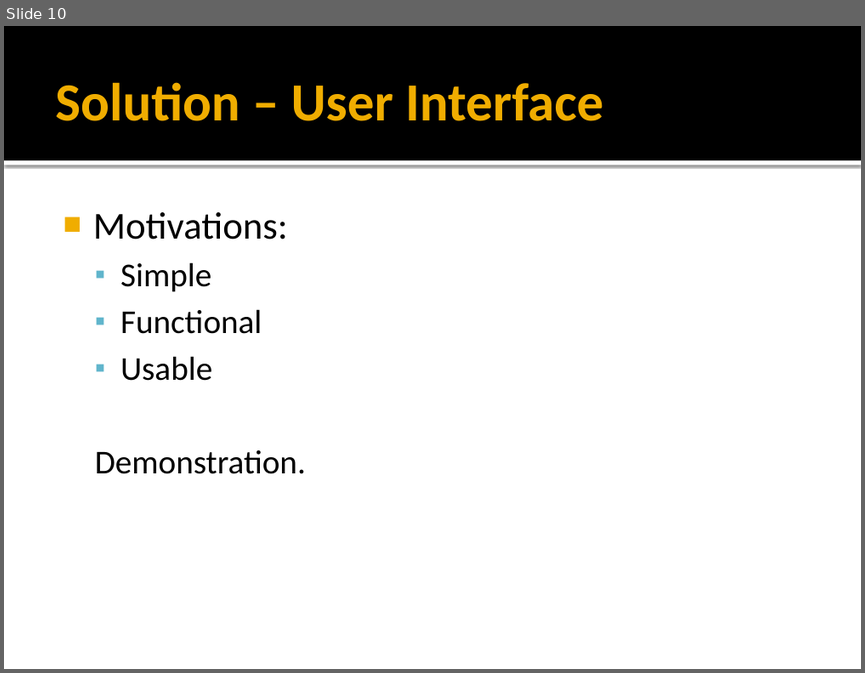
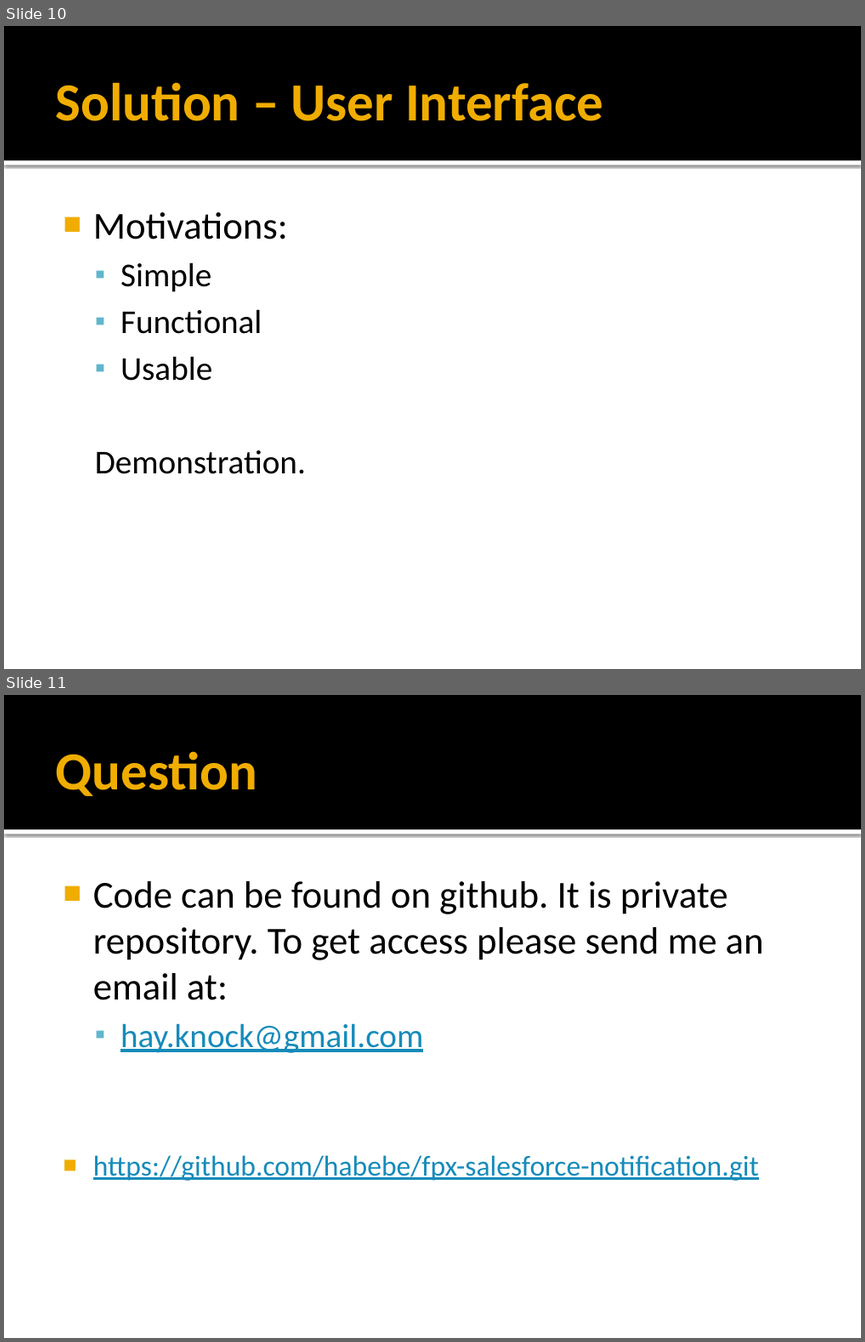
Before and after one commit to habebe/fpx-salesforce-notification, a slide deck: documents/Presentation.pptx. Shown one above the other, each under a label of ours: slide 10 before the commit, slides 10 and 11 after it. The pictures are 865x673 and 865x1342 pixels, drawn with LibreOffice and Linux fonts; fonts in the diff are those of the drawing. Boxes give left, top, right and bottom in pixels: in the first picture for what was removed or moved away, otherwise in the second. Text is boxed around its words. In the diff, an @@ line names an element or a change of style, - is before the commit and + after.

```diff
--- a/documents/Presentation.pptx
+++ b/documents/Presentation.pptx
@@ slide 11 added at (4,695,861,1338), background #FFFFFF; not listed: 2 template elements that a slide beside it also shows @@
@@ title added at (55,751,257,796), 45 pt, text #F0AD00, bold @@
+Question
@@ text added at (93,881,764,1180), 32 pt, text #000000 @@
+■ Code can be found on github. It is private repository. To get access please send me an email at:
+  ▪ hay.knock@gmail.com
+■ https://github.com/habebe/fpx-salesforce-notification.git
```
Also in this commit, not shown: 2 slides changed, 4 other files.
